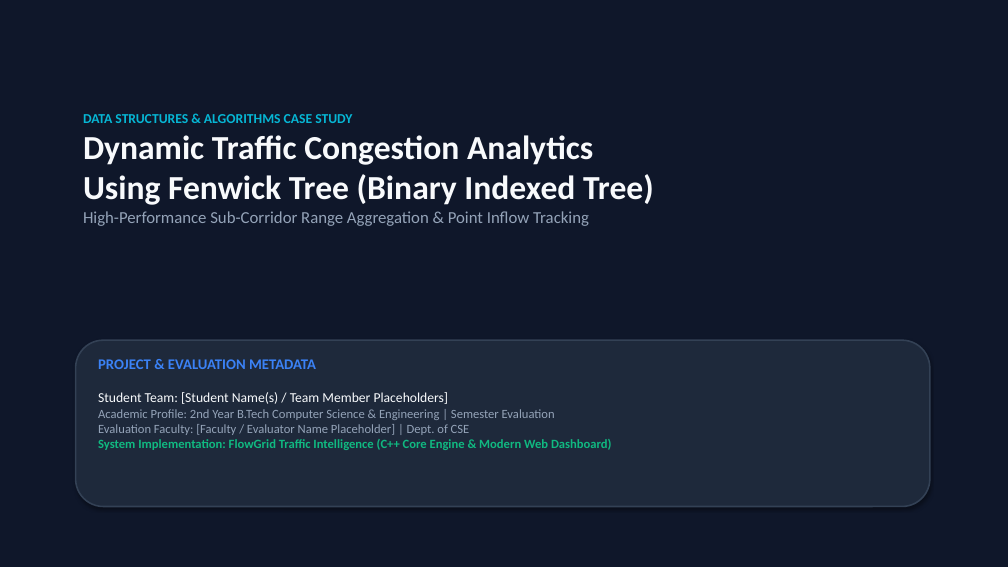
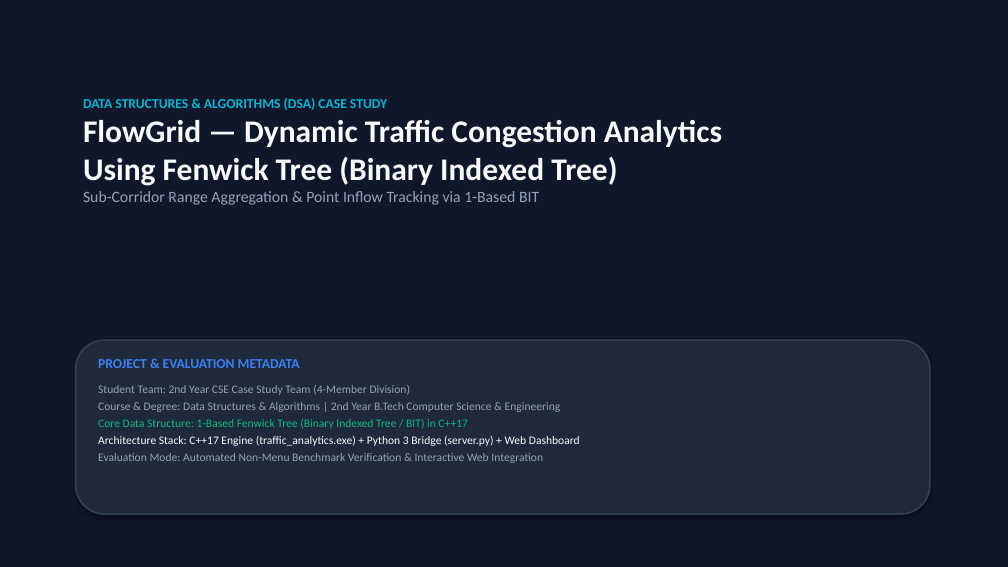
Before and after one commit to Jeyadev3/FlowGrid_Traffic_Analytics, a slide deck: slide 1 of presentation/Fenwick_Tree_Case_Study.pptx. Drawn at 1008x567 pixels with LibreOffice and Linux fonts; fonts in the diff are those of the drawing. Boxes give left, top, right and bottom in pixels: in the first picture for what was removed or moved away, otherwise in the second. Text is boxed around its words. In the diff, an @@ line names an element or a change of style, - is before the commit and + after.

Commit message:
docs: update Fenwick Tree case study presentation with Member 4 integration

```diff
--- a/presentation/Fenwick_Tree_Case_Study.pptx
+++ b/presentation/Fenwick_Tree_Case_Study.pptx
@@ text at [83, 98, 722, 205]: text changed; size 32 to 30 pt @@
-DATA STRUCTURES & ALGORITHMS CASE STUDY
-Dynamic Traffic Congestion Analytics
-Using Fenwick Tree (Binary Indexed Tree)
-High-Performance Sub-Corridor Range Aggregation & Point Inflow Tracking
+DATA STRUCTURES & ALGORITHMS (DSA) CASE STUDY
+FlowGrid — Dynamic Traffic Congestion Analytics
+Using Fenwick Tree (Binary Indexed Tree)
+Sub-Corridor Range Aggregation & Point Inflow Tracking via 1-Based BIT
@@ rounded rectangle: place and size @@
-rounded rectangle at [76, 340, 930, 507]
+rounded rectangle at [76, 340, 930, 514]
@@ text "PROJECT & EVALUATION METADATA" at [98, 359, 300, 368]: size 14 to 13 pt @@
@@ text at [98, 385, 580, 463]: text changed; size 12 to 11 pt @@
-Student Team: [Student Name(s) / Team Member Placeholders]
-Academic Profile: 2nd Year B.Tech Computer Science & Engineering | Semester Evaluation
-Evaluation Faculty: [Faculty / Evaluator Name Placeholder] | Dept. of CSE
-System Implementation: FlowGrid Traffic Intelligence (C++ Core Engine & Modern Web Dashboard)
+Student Team: 2nd Year CSE Case Study Team (4-Member Division)
+Course & Degree: Data Structures & Algorithms | 2nd Year B.Tech Computer Science & Engineering
+Core Data Structure: 1-Based Fenwick Tree (Binary Indexed Tree / BIT) in C++17
+Architecture Stack: C++17 Engine (traffic_analytics.exe) + Python 3 Bridge (server.py) + Web Dashboard
+Evaluation Mode: Automated Non-Menu Benchmark Verification & Interactive Web Integration
```
Also in this commit, not shown: 9 other slides changed, 6 slides added, 4 slides removed, 2 other files.
